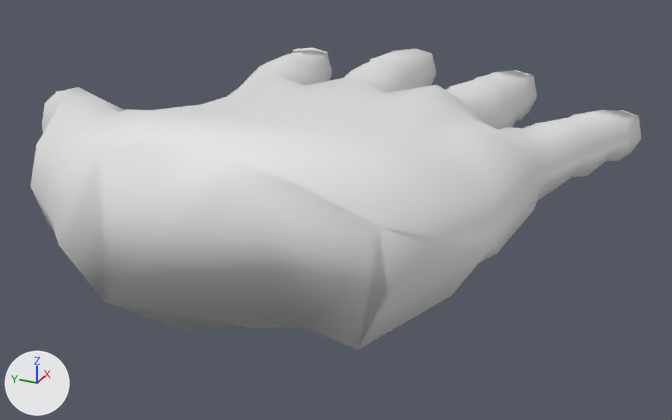
What one commit did to the FBX model Assets/Models/Hand/Hand.fbx.
Camera for both pictures: a 50 mm lens placed at (-2.88, -1.14, 1.06), pointed at (-0.35, 0.0, -0.21). The lights are fixed; the arrows at lower left show +X, +Y and +Z. The picture after the commit comes second. Where no turn or scale is listed for an object, it has been applied to the vertices.

In view in the first picture: 'Mano'.
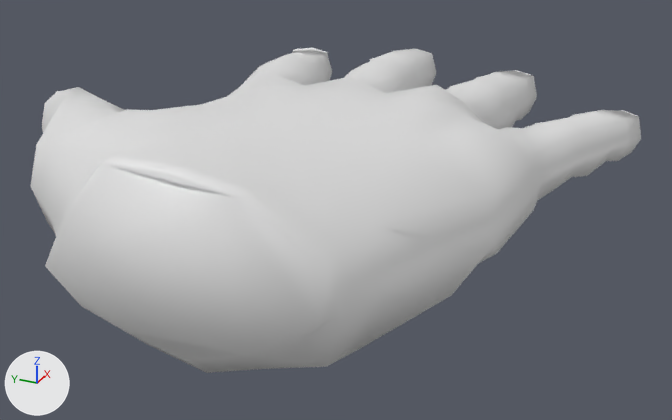
The newer file is also turned or shifted as a whole; pictures and numbers use the older file's frame.

Where the change shows, as pixel boxes [x1, y1, x2, y2] in the pictures (672 x 420 px):
'Mano', reshaped (8% taller): before [31, 48, 641, 350]; after [31, 48, 641, 373]
part 1 of me_cube, built on: before [59, 146, 388, 350]; after [45, 146, 388, 373]

Diff of the bpy script that builds the scene:
```diff
--- a/Assets/Models/Hand/Hand.fbx.py
+++ b/Assets/Models/Hand/Hand.fbx.py
@@ me_cube @@
 # used by ob_mano; location = (-4.127, -0.329, -1.858)
-me_cube.from_pydata(...)  # 510 vertices, 525 faces; spans x 2.86..4.98, y -0.53..1.46, z 1.61..2.15
+me_cube.from_pydata(...)  # 533 vertices, 549 faces; spans x 2.71..4.98, y -0.53..1.46, z 1.61..2.2
+# me_cube part 1
+# 1 face is deleted
+# 23 vertices are added at x 2.71..2.85, y -0.13..0.58, z 1.64..2.2
+# 25 new faces join them
 me_cube.materials.append(mat_material)
```
